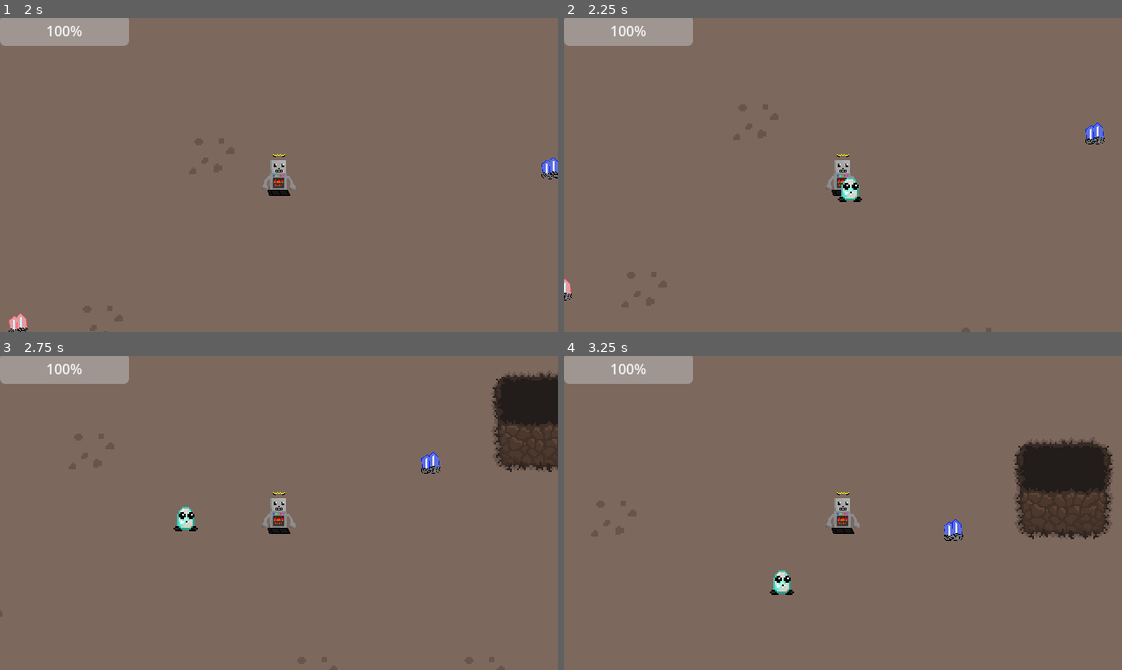
Above: before the commit, frames 1-4 (two rows, left to right).
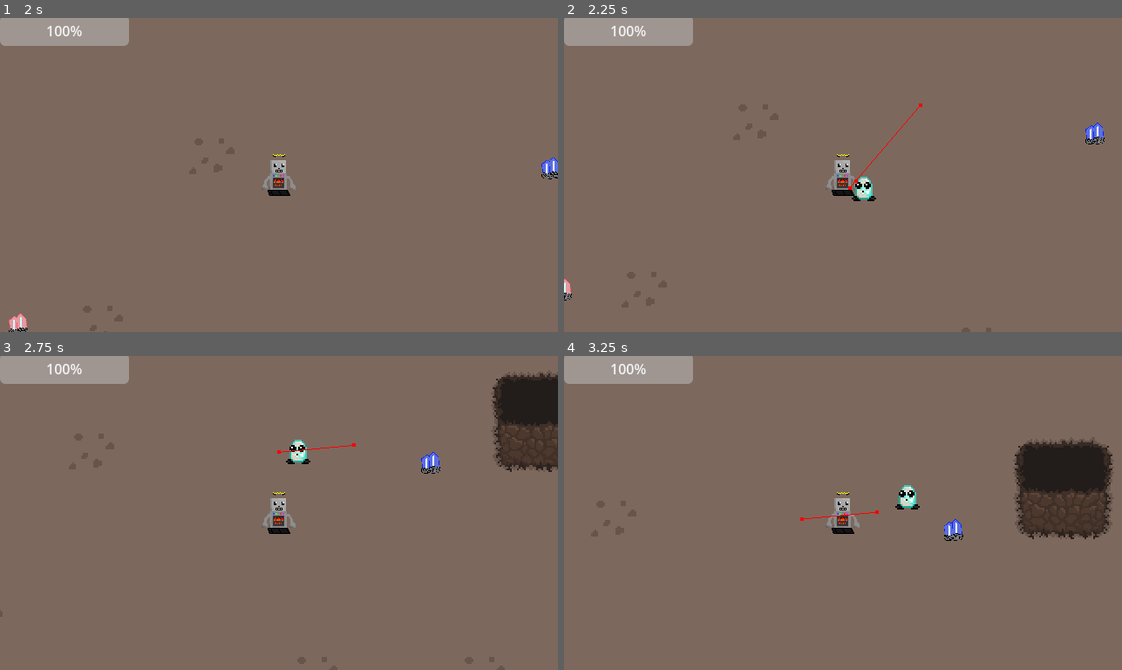
Above: after the commit, the same moments.

Repository: TNT-A/godot-baubleheads-project
Game: Godot game, scene res://testing/testing.tscn
Same seed, same stepped clock (60 frames per second), same inputs: the game is played once before the commit and once after it.
Inputs (mouse positions are in pixels of both pictures, inside the frame that each line leads up to):
- Up to frame 1 (2 s): tap Enter at 0.5 s; move the mouse to (401, 159) at 0.52 s; press the mouse at (401, 159) at 0.53 s; hold D (Move_Right) 0.53-1.28 s; right-click (401, 159) at 0.8 s; move the mouse to (167, 190) at 1.27 s; release the mouse at (167, 190) at 1.28 s; hold S (Move_Down) from 1.28 s (still down); right-click (167, 190) at 1.35 s; click (167, 190) at 1.55 s
- Up to frame 2 (2.25 s): move the mouse to (898, 105) at 2.02 s; release S (Move_Down) at 2.03 s; hold D (Move_Right) from 2.03 s (still down); hold Right mouse button (Player_Ability_2) from 2.03 s (still down); tap Space (Baublehead_Call) at 2.1 s
- Up to frame 3 (2.75 s): keep holding D (Move_Right); keep holding Right mouse button (Player_Ability_2)
- Up to frame 4 (3.25 s): move the mouse to (815, 575) at 2.77 s; release D (Move_Right) at 2.78 s; release Right mouse button (Player_Ability_2) at 2.78 s; hold W (Move_Up) from 2.78 s (still down); click (815, 575) at 2.85 s

Frame 1 is identical in both runs. In frame 2, 0.4% of the frame differs, in the area x 49-65%, y 27-59%; in frame 3, 0.5%; in frame 4, 0.5%, in the area x 36-64%, y 41-77%.

Commit message:
Refactored pathfinding and fixed it breaking sometimes (hopefully)

Diff:
--- a/Baubles/baublehead.gd
+++ b/Baubles/baublehead.gd
@@ -18,6 +18,7 @@
 signal on_spawned(baublehead)
 
 func _ready() -> void:
+	speed = player.speed
 	if type == null:
 		type = load("res://Baubles/bauble_resources/diamond_bauble.tres")
 	$Sprite2D.texture = type.sprite
@@ -27,7 +28,6 @@
 	pass
 
 func _physics_process(delta: float) -> void:
-	new_target()
 	state_transition()
 	state_functions()
 
@@ -36,19 +36,21 @@
 		state = States.FOLLOW
 	elif state == States.FOLLOW and inPlayer == true:
 		state = States.IDLE
-	elif (state == States.FOLLOW or state == States.IDLE) and Input.is_action_pressed("Player_Ability_1") == true:
+	elif (state == States.FOLLOW or state == States.IDLE) and Input.is_action_pressed("Player_Ability_2") == true:
 		state = States.PATROL
-	elif state == States.PATROL and Input.is_action_just_released("Player_Ability_1") == true:
+	elif state == States.PATROL and Input.is_action_just_released("Player_Ability_2") == true:
 		state = States.IDLE
 
 func state_functions():
 	if state == States.FOLLOW:
-		pathfinding()
-		#move_toward_target(player.global_position, 250)
+		new_target(player.global_position)
+		pathfinding(speed)
 	if state == States.IDLE:
 		resetVelocity()
 	if state == States.PATROL:
-		move_toward_target(get_global_mouse_position(), 350)
+		new_target(get_global_mouse_position())
+		pathfinding(speed*1.5)
+
 
 func random_location(location, range):
 	if player:
@@ -58,13 +60,21 @@
 		random_position.y = location.y + rng.randf_range(-range,range)
 		return random_position
 
+func random_pivot(location, range):
+	if player:
+		var rng = RandomNumberGenerator.new()
+		var random_pivot : Vector2 = Vector2()
+		random_pivot.x = rng.randf_range(-range,range)
+		random_pivot.y = rng.randf_range(-range,range)
+		return random_pivot
+
 func resetVelocity():
 	velocity = velocity.lerp(Vector2.ZERO,deceleration)
 	move_and_slide()
-	#if player.position > position and abs(position.x - player.position.x) > 20:
-		#$Sprite2D.flip_h = false
-	#if player.position < position and abs(position.x - player.position.x) > 20:
-		#$Sprite2D.flip_h = true
+	if player.position > position and abs(position.x - player.position.x) > 20:
+		$Sprite2D.flip_h = false
+	if player.position < position and abs(position.x - player.position.x) > 20:
+		$Sprite2D.flip_h = true
 
 func move_toward_target(target, speed_change):
 	var direction
@@ -77,10 +87,14 @@
 		$Sprite2D.flip_h = true
 	move_and_slide()
 
-func pathfinding():
+func pathfinding(speed_change):
 	var next_path_pos := nav_agent.get_next_path_position()
 	var dir := global_position.direction_to(next_path_pos)
-	velocity = velocity.lerp(dir * speed, acceleration)
+	velocity = velocity.lerp(dir * speed_change, acceleration)
+	if player.position > position and abs(position.x - player.position.x) > 20:
+		$Sprite2D.flip_h = false
+	if player.position < position and abs(position.x - player.position.x) > 20:
+		$Sprite2D.flip_h = true
 	move_and_slide()
 
 func make_path():
@@ -89,12 +103,14 @@
 	else:
 		nav_agent.target_position = player.global_position
 
+var target_pivot : Vector2
 var target_timeout = false
-func new_target():
+func new_target(target_position):
+	target = target_position + target_pivot
 	if target_timeout == false:
-		target = random_location(player.global_position, 100.0)
+		target_pivot = random_pivot(target_position, 50.0)
 		target_timeout = true
-		await get_tree().create_timer(.30).timeout
+		await get_tree().create_timer(2.0).timeout
 		target_timeout = false
 
 func _on_area_2d_body_shape_entered(body_rid: RID, body: Node2D, body_shape_index: int, local_shape_index: int) -> void:
--- a/Baubles/baublehead.tscn
+++ b/Baubles/baublehead.tscn
@@ -4,6 +4,7 @@
 [ext_resource type="Texture2D" uid="uid://0iqsrpem6iqi" path="res://Baubles/bauble_sprites/Bauble_Ruby.png" id="2_6cagt"]
 
 [sub_resource type="CircleShape2D" id="CircleShape2D_t0pkf"]
+radius = 4.0
 
 [sub_resource type="CircleShape2D" id="CircleShape2D_3vjkq"]
 radius = 79.0063
@@ -16,9 +17,9 @@
 script = ExtResource("1_1xugq")
 
 [node name="Sprite2D" type="Sprite2D" parent="."]
-position = Vector2(8, -8)
 scale = Vector2(2, 2)
 texture = ExtResource("2_6cagt")
+offset = Vector2(4, -4)
 
 [node name="CollisionShape2D" type="CollisionShape2D" parent="."]
 shape = SubResource("CircleShape2D_t0pkf")
@@ -31,6 +32,7 @@
 [node name="NavigationAgent2D" type="NavigationAgent2D" parent="."]
 path_desired_distance = 16.0
 target_desired_distance = 8.0
+debug_enabled = true
 
 [node name="TimerPathfinding" type="Timer" parent="."]
 wait_time = 0.1
--- a/baubles/baublehead.gd
+++ b/baubles/baublehead.gd
@@ -18,6 +18,7 @@
 signal on_spawned(baublehead)
 
 func _ready() -> void:
+	speed = player.speed
 	if type == null:
 		type = load("res://Baubles/bauble_resources/diamond_bauble.tres")
 	$Sprite2D.texture = type.sprite
@@ -27,7 +28,6 @@
 	pass
 
 func _physics_process(delta: float) -> void:
-	new_target()
 	state_transition()
 	state_functions()
 
@@ -36,19 +36,21 @@
 		state = States.FOLLOW
 	elif state == States.FOLLOW and inPlayer == true:
 		state = States.IDLE
-	elif (state == States.FOLLOW or state == States.IDLE) and Input.is_action_pressed("Player_Ability_1") == true:
+	elif (state == States.FOLLOW or state == States.IDLE) and Input.is_action_pressed("Player_Ability_2") == true:
 		state = States.PATROL
-	elif state == States.PATROL and Input.is_action_just_released("Player_Ability_1") == true:
+	elif state == States.PATROL and Input.is_action_just_released("Player_Ability_2") == true:
 		state = States.IDLE
 
 func state_functions():
 	if state == States.FOLLOW:
-		pathfinding()
-		#move_toward_target(player.global_position, 250)
+		new_target(player.global_position)
+		pathfinding(speed)
 	if state == States.IDLE:
 		resetVelocity()
 	if state == States.PATROL:
-		move_toward_target(get_global_mouse_position(), 350)
+		new_target(get_global_mouse_position())
+		pathfinding(speed*1.5)
+
 
 func random_location(location, range):
 	if player:
@@ -58,13 +60,21 @@
 		random_position.y = location.y + rng.randf_range(-range,range)
 		return random_position
 
+func random_pivot(location, range):
+	if player:
+		var rng = RandomNumberGenerator.new()
+		var random_pivot : Vector2 = Vector2()
+		random_pivot.x = rng.randf_range(-range,range)
+		random_pivot.y = rng.randf_range(-range,range)
+		return random_pivot
+
 func resetVelocity():
 	velocity = velocity.lerp(Vector2.ZERO,deceleration)
 	move_and_slide()
-	#if player.position > position and abs(position.x - player.position.x) > 20:
-		#$Sprite2D.flip_h = false
-	#if player.position < position and abs(position.x - player.position.x) > 20:
-		#$Sprite2D.flip_h = true
+	if player.position > position and abs(position.x - player.position.x) > 20:
+		$Sprite2D.flip_h = false
+	if player.position < position and abs(position.x - player.position.x) > 20:
+		$Sprite2D.flip_h = true
 
 func move_toward_target(target, speed_change):
 	var direction
@@ -77,10 +87,14 @@
 		$Sprite2D.flip_h = true
 	move_and_slide()
 
-func pathfinding():
+func pathfinding(speed_change):
 	var next_path_pos := nav_agent.get_next_path_position()
 	var dir := global_position.direction_to(next_path_pos)
-	velocity = velocity.lerp(dir * speed, acceleration)
+	velocity = velocity.lerp(dir * speed_change, acceleration)
+	if player.position > position and abs(position.x - player.position.x) > 20:
+		$Sprite2D.flip_h = false
+	if player.position < position and abs(position.x - player.position.x) > 20:
+		$Sprite2D.flip_h = true
 	move_and_slide()
 
 func make_path():
@@ -89,12 +103,14 @@
 	else:
 		nav_agent.target_position = player.global_position
 
+var target_pivot : Vector2
 var target_timeout = false
-func new_target():
+func new_target(target_position):
+	target = target_position + target_pivot
 	if target_timeout == false:
-		target = random_location(player.global_position, 100.0)
+		target_pivot = random_pivot(target_position, 50.0)
 		target_timeout = true
-		await get_tree().create_timer(.30).timeout
+		await get_tree().create_timer(2.0).timeout
 		target_timeout = false
 
 func _on_area_2d_body_shape_entered(body_rid: RID, body: Node2D, body_shape_index: int, local_shape_index: int) -> void:
--- a/baubles/baublehead.tscn
+++ b/baubles/baublehead.tscn
@@ -4,6 +4,7 @@
 [ext_resource type="Texture2D" uid="uid://0iqsrpem6iqi" path="res://Baubles/bauble_sprites/Bauble_Ruby.png" id="2_6cagt"]
 
 [sub_resource type="CircleShape2D" id="CircleShape2D_t0pkf"]
+radius = 4.0
 
 [sub_resource type="CircleShape2D" id="CircleShape2D_3vjkq"]
 radius = 79.0063
@@ -16,9 +17,9 @@
 script = ExtResource("1_1xugq")
 
 [node name="Sprite2D" type="Sprite2D" parent="."]
-position = Vector2(8, -8)
 scale = Vector2(2, 2)
 texture = ExtResource("2_6cagt")
+offset = Vector2(4, -4)
 
 [node name="CollisionShape2D" type="CollisionShape2D" parent="."]
 shape = SubResource("CircleShape2D_t0pkf")
@@ -31,6 +32,7 @@
 [node name="NavigationAgent2D" type="NavigationAgent2D" parent="."]
 path_desired_distance = 16.0
 target_desired_distance = 8.0
+debug_enabled = true
 
 [node name="TimerPathfinding" type="Timer" parent="."]
 wait_time = 0.1
